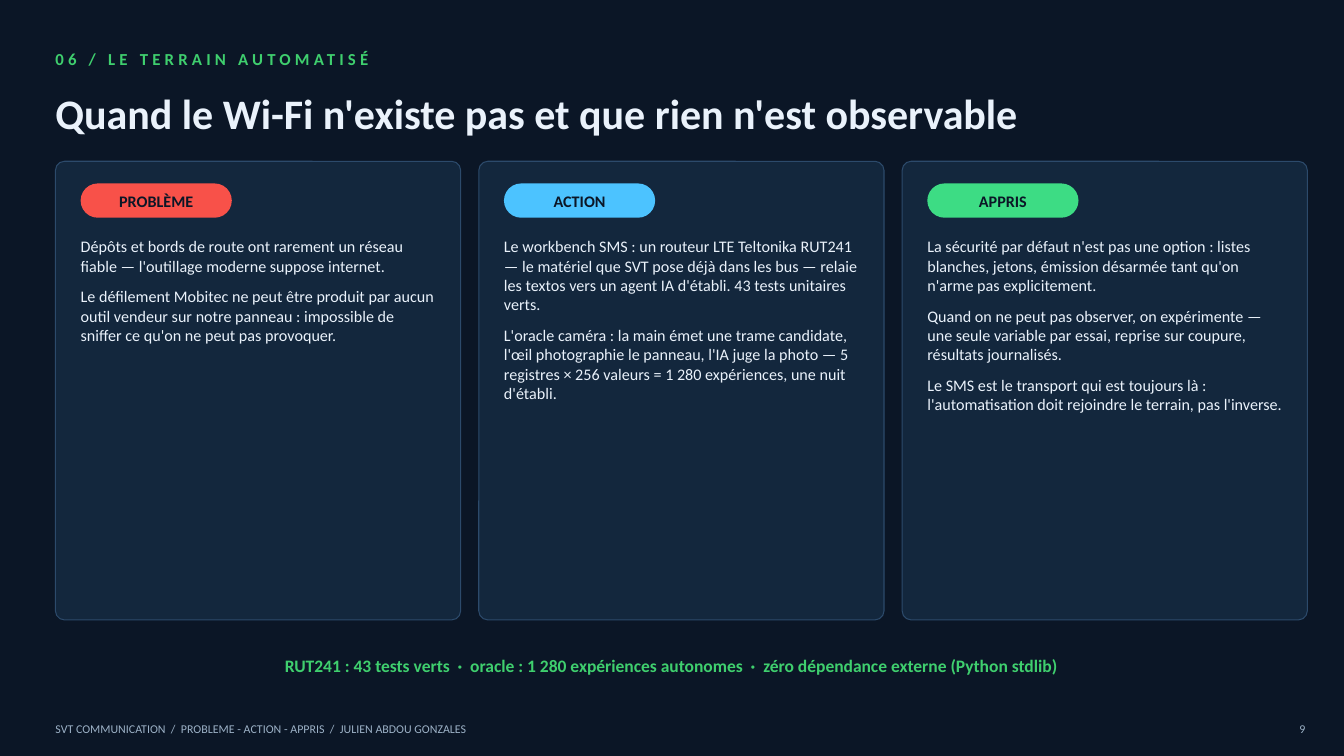
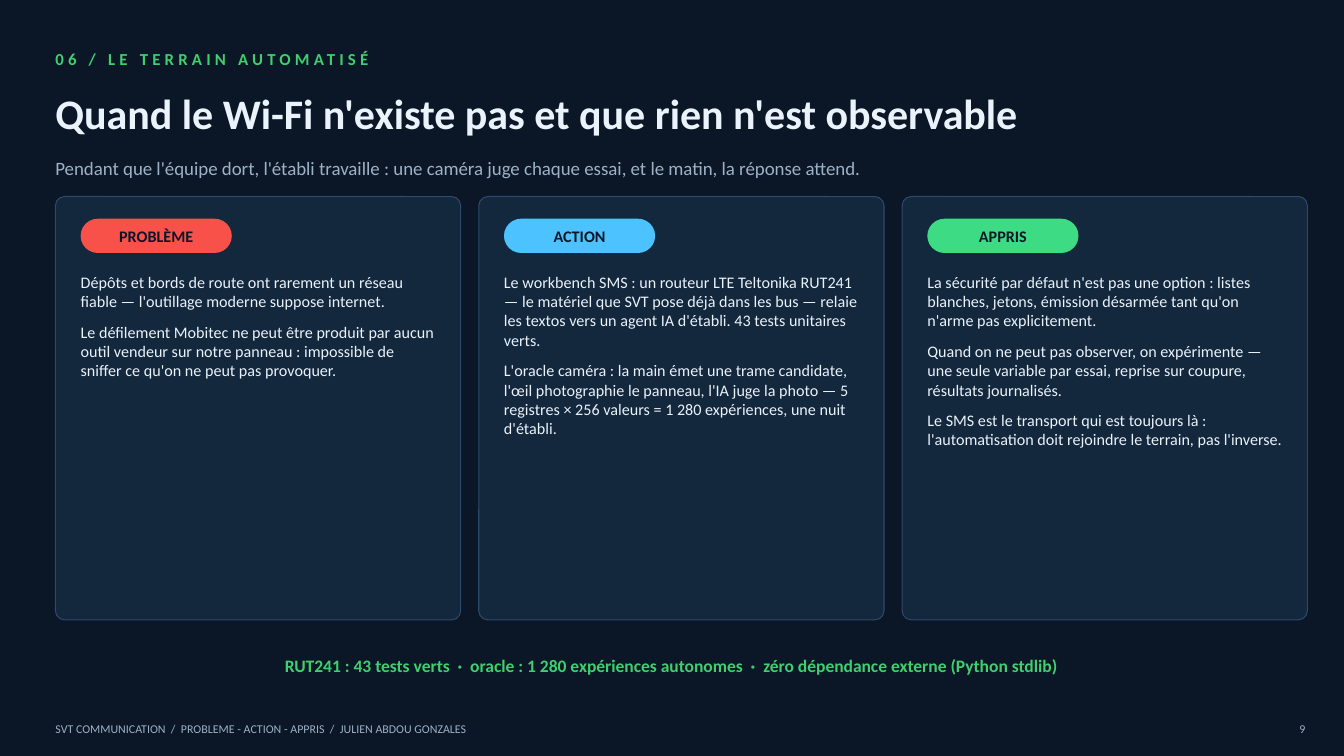
Before and after one commit to abysse8/abysse8, a slide deck: slide 9 of presentations/svt-le-switch-a-500.pptx. Drawn at 1344x756 pixels with LibreOffice and Linux fonts; fonts in the diff are those of the drawing. Boxes give left, top, right and bottom in pixels: in the first picture for what was removed or moved away, otherwise in the second. Text is boxed around its words. In the diff, an @@ line names an element or a change of style, - is before the commit and + after.

```diff
--- a/presentations/svt-le-switch-a-500.pptx
+++ b/presentations/svt-le-switch-a-500.pptx
@@ text added at (55,162,860,178), 13.5 pt, text #9DB2C7 @@
+Pendant que l'équipe dort, l'établi travaille : une caméra juge chaque essai, et le matin, la réponse attend.
@@ rounded rectangle: place and size @@
-rounded rectangle at (55,161,461,620)
+rounded rectangle at (55,197,461,620)
@@ rounded rectangle: place and size @@
-rounded rectangle at (479,161,884,620)
+rounded rectangle at (479,197,884,620)
@@ rounded rectangle: place and size @@
-rounded rectangle at (902,161,1308,620)
+rounded rectangle at (902,197,1308,620)
@@ 3 texts, 3 rounded rectangles: place and size @@
-3 texts, 3 rounded rectangles at (81,184,1079,218)
+3 texts, 3 rounded rectangles at (81,219,1079,253)
@@ text "Dépôts et bords de route ...": place and size @@
-text "Dépôts et bords de route ..." at (81,241,434,344)
+text "Dépôts et bords de route ..." at (81,277,434,379)
@@ text "Le workbench SMS : un ...": place and size @@
-text "Le workbench SMS : un ..." at (504,241,857,399)
+text "Le workbench SMS : un ..." at (504,277,857,434)
@@ text "La sécurité par défaut n'est ...": place and size @@
-text "La sécurité par défaut n'est ..." at (927,241,1282,413)
+text "La sécurité par défaut n'est ..." at (927,277,1282,448)
```
Also in this commit, not shown: 6 other slides changed, 1 slide added, 1 other file.
